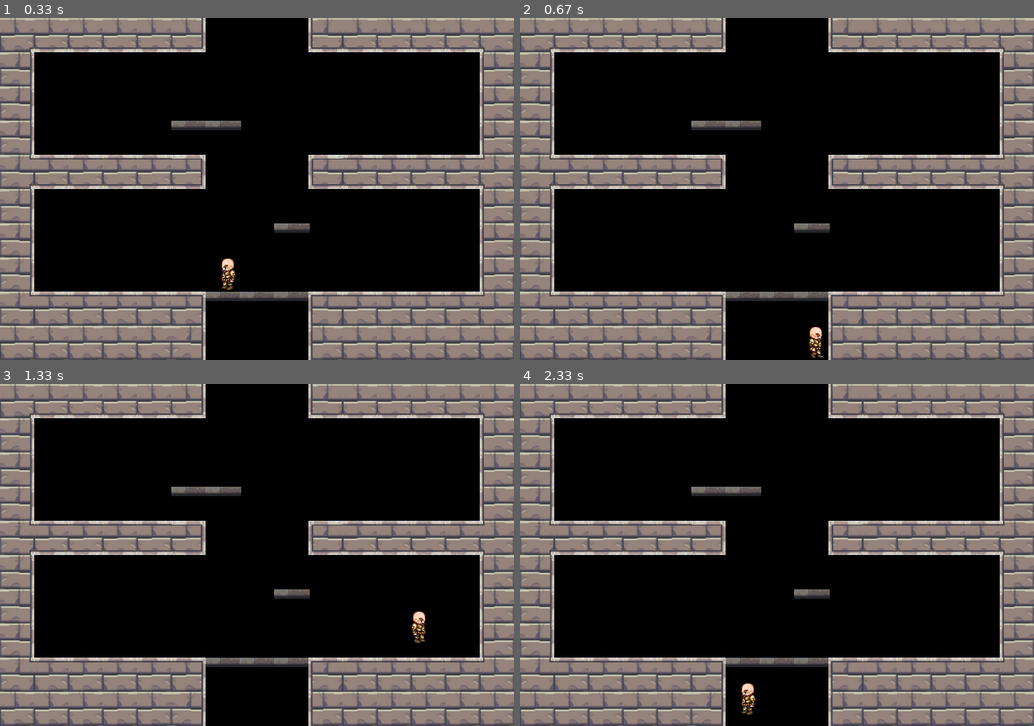
Above: before the commit, frames 1-4 (two rows, left to right).
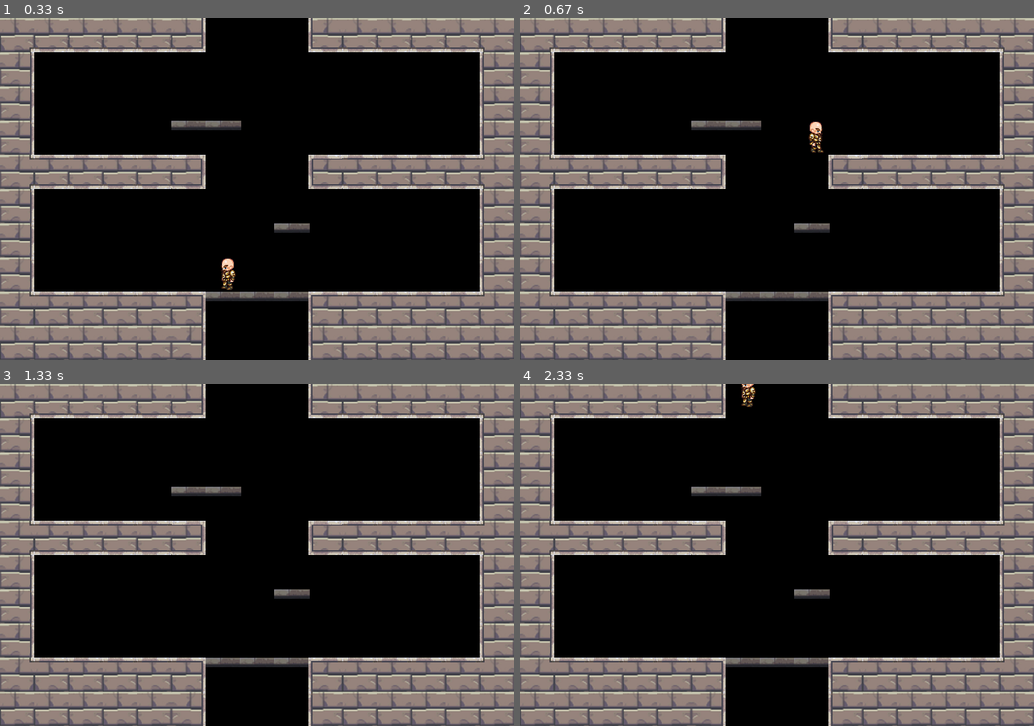
Above: after the commit, the same moments.

Repository: MFTI-summer/ROGUE-LEGACY
Game: pygame game, started from Main Project/Testing.py
The game is run twice, just before and just after one commit, with the same random seed, the same clock (stepped at 60 frames per second) and the same inputs.
Inputs:
- Up to frame 1 (0.33 s): no input
- Up to frame 2 (0.67 s): hold D from 0.33 s (still down)
- Up to frame 3 (1.33 s): release D at 0.8 s; hold D 0.83-1.3 s; tap Space at 0.9, 1.2 s
- Up to frame 4 (2.33 s): hold A 1.33-1.87 s; tap Space at 1.4, 1.7, 1.97, 2.27 s; hold A 1.9-2.3 s

Frame 1 is identical in both runs. In frame 2, 0.4% of the frame differs, in the area x 56-60%, y 30-100%; in frame 3, 0.2%; in frame 4, 0.4%.

Commit message:
Update Hero.py

Diff:
--- a/Main Project/Hero.py
+++ b/Main Project/Hero.py
@@ -89,8 +89,14 @@
             self.current_speed['y'] -= g * dt
             self.rect.y -= self.current_speed['y']
 
+            collide_check = self.check_collision()
+
             if self.current_speed['y'] <= -300:  # из-за сопротивления воздуха человек не может падать быстрее
                 self.current_speed['y'] = -300  # выставляем максимальную допустимую скорость падения
+
+            if collide_check[0]:
+                self.current_speed['y'] = 0
+                self.rect.bottom += self.level.level.sprites()[collide_check[1]].rect.top - self.rect.bottom
 
             if self.rect.bottom >= WIN_height:  # Здесь седовало бы проверять, стоит ли персонаж, но поскольку
                 # платформ нет, то проверяю столкновение с полом. этот метод будет не применим во время самой игры
